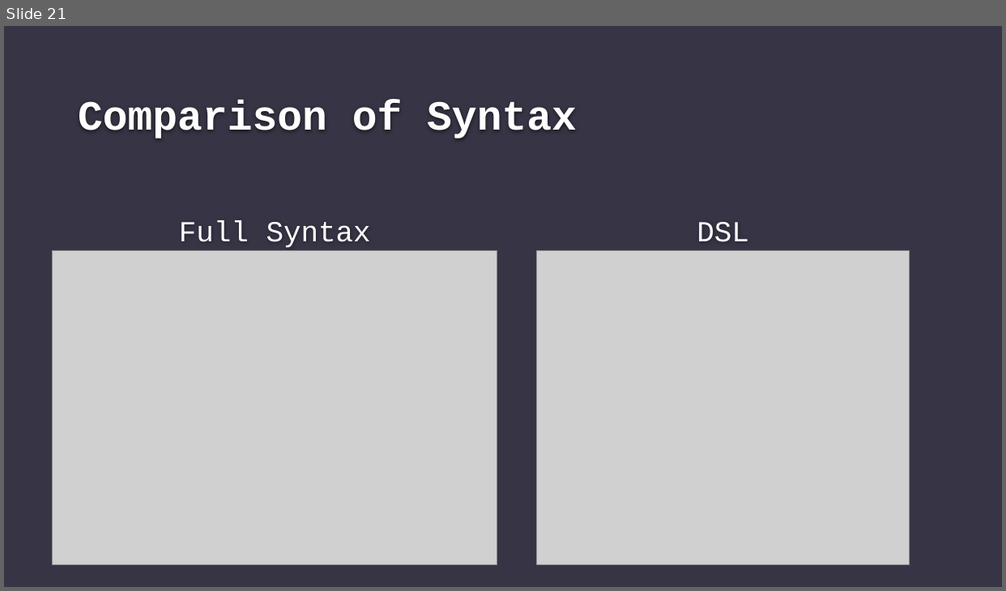
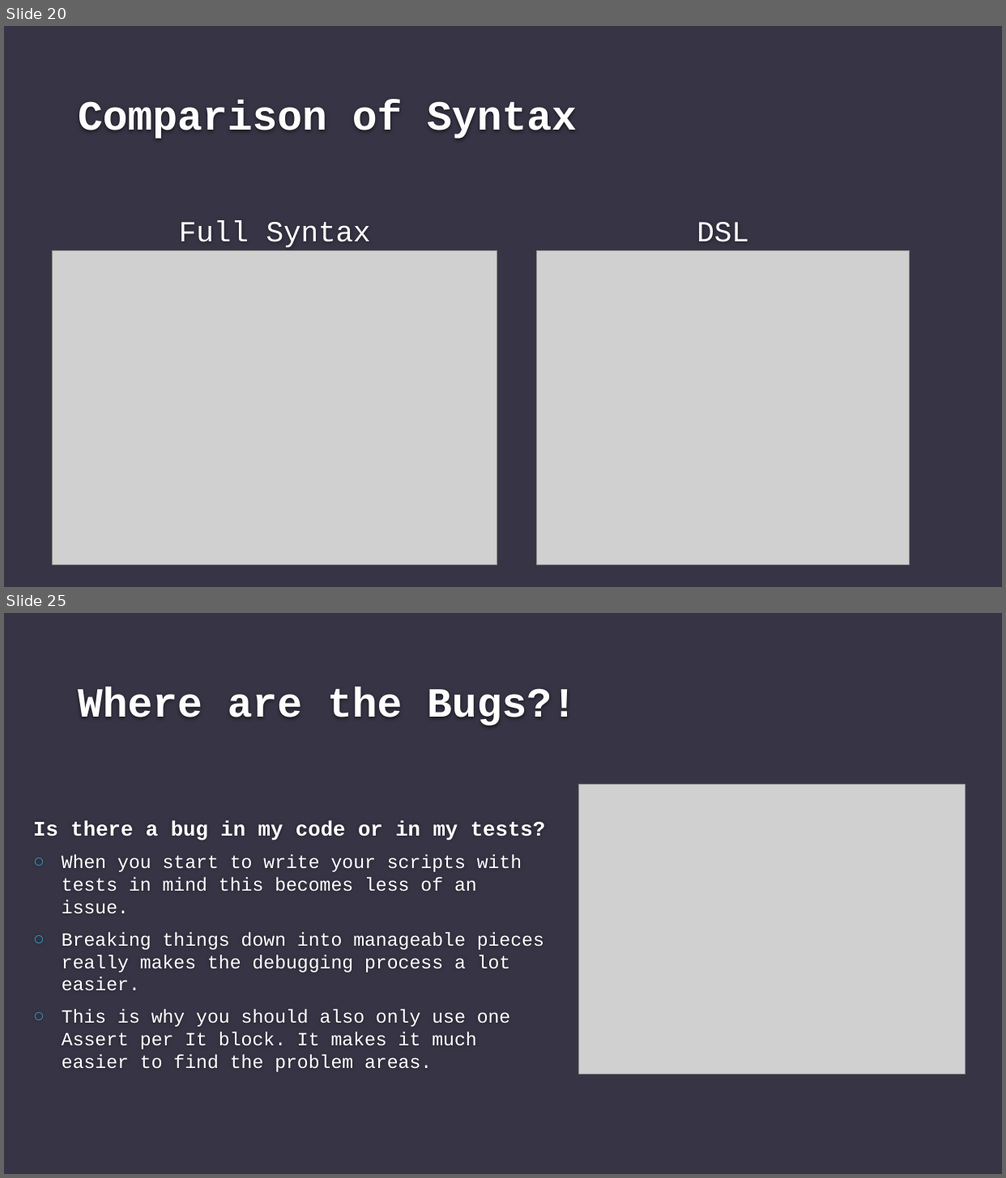
Before and after one commit to gerane/PesteringSysadmins, a slide deck: PesteringSysadmins.pptx. Shown one above the other, each under a label of ours: slide 21 before the commit, slides 20 and 25 after it; the slides between them are not shown. The pictures are 1006x591 and 1006x1178 pixels, drawn with LibreOffice and Linux fonts; fonts in the diff are those of the drawing; grey boxes stand for pictures; background and template pictures are left out. Boxes give left, top, right and bottom in pixels: in the first picture for what was removed or moved away, otherwise in the second. Text is boxed around its words. In the diff, an @@ line names an element or a change of style, - is before the commit and + after.

```diff
--- a/PesteringSysadmins.pptx
+++ b/PesteringSysadmins.pptx
@@ slide 25 added at <box>4,613,1002,1174</box>, background #373545 @@
@@ title added at <box>78,687,577,726</box>, 40 pt, text #FEFEFE, bold @@
+Where are the Bugs?!
@@ picture added at <box>579,785,965,1074</box> @@
@@ text added at <box>33,820,545,1072</box>, 18 pt, text #FFFFFF @@
+Is there a bug in my code or in my tests?
+○ When you start to write your scripts with tests in mind this becomes less of an issue.
+○ Breaking things down into manageable pieces really makes the debugging process a lot easier.
+○ This is why you should also only use one Assert per It block. It makes it much easier to find the problem areas.
@@ what was slide 21 is now slide 20 @@
```
Also in this commit, not shown: 2 slides changed, 3 other slides added, 12 other files.
